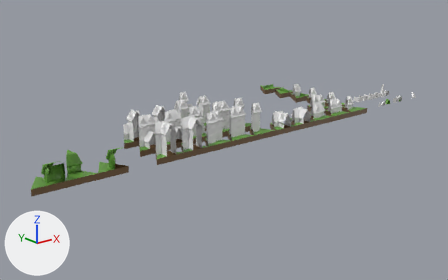
Before and after pictures for a commit that changed the FBX model Peces/Tiles/Models/Cases.fbx.
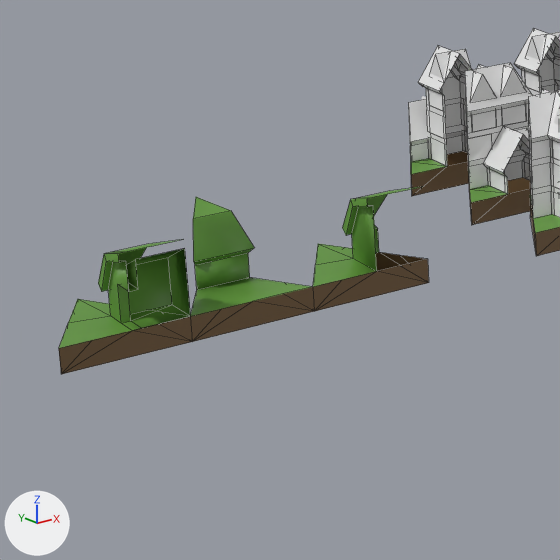
Each version appears first whole from a camera (50 mm lens) standing at (-31.15, -23.21, 6.24) and looking at (-17.05, -5.58, -0.82), and next in a close-up on the part from 3% to 36% of the width and 35% to 88% of the height. Arrows for +X, +Y and +Z are at lower left; the lights stay in place. The close-ups show mesh edges as thin lines. Where no turn or scale is listed for an object, it has been applied to the vertices.

In view in the first close-up: 'Granja_Costat', 'Granja_Cul', 'Granja_Porta', 'Pis_Interseccio_CE_PD_PE', 'Pis_Interseccio_PE_CD_CE', 'Pis_Interseccio_PE_CE_CE', 'Pis_Interseccio_PE_PD_PE'.
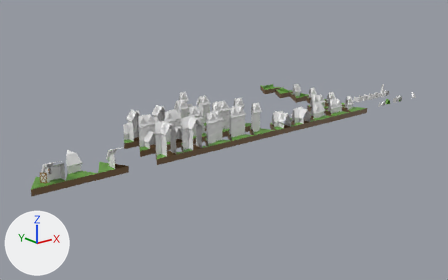
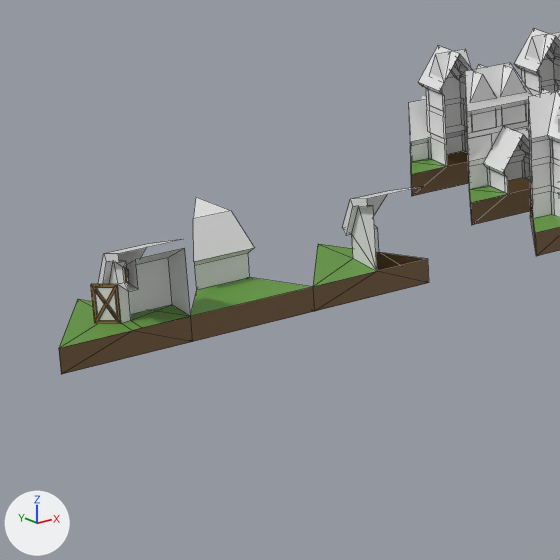
The change, as a diff of the scene's bpy script:
```diff
--- a/Peces/Tiles/Models/Cases.fbx.py
+++ b/Peces/Tiles/Models/Cases.fbx.py
@@ me_malla_012 @@
-me_malla_012.from_pydata(...)  # 33 vertices, 31 faces; spans x -0.5..0.5, y -0.866..0.0, z -0.2..0.6
+me_malla_012.from_pydata(...)  # 22 vertices, 23 faces; spans x -0.5..0.5, y -0.866..0.0, z -0.2..0.6
+# me_malla_012 part 1
+# 11 vertices are removed from x -0.375..0.375, y -0.866..-0.217, z 0.0..0.6
+# 23 faces are deleted
+# 5 new faces join them, mat_sota_terra_001 (brown #72593a)
+# 3 new faces join them, mat_terra_001 (green #62993b)
+# 4 new faces join them, mat_teulada (white #e7e7e7)
+# 3 new faces join them, mat_paret (white #e7e7e7)
+# me_malla_012 part 2: 1 face spanning x 0.05..0.281, y -0.487, z 0.0..0.2 switches from mat_terra_001 (green #62993b) to mat_paret (white #e7e7e7)
+# me_malla_012 part 3: 4 faces spanning x 0.0..0.05, y -0.866..-0.433, z 0.2..0.6 switch from mat_terra_001 (green #62993b) to mat_teulada (white #e7e7e7)
 me_malla_012.materials.append(mat_sota_terra_001)
+me_malla_012.materials.append(mat_paret)  # white #e7e7e7
@@ me_malla_011 @@
-me_malla_011.from_pydata(...)  # 47 vertices, 41 faces; spans x -0.5..0.503, y -0.866..0.0, z -0.2..0.6
+me_malla_011.from_pydata(...)  # 116 vertices, 113 faces; spans x -0.5..0.503, y -0.866..0.0, z -0.2..0.6
+# me_malla_011 part 4: a new loose piece of 56 vertices spanning x -0.103..0.053, y -0.686..-0.545, z -0.001..0.299
+# me_malla_011 part 5
+# 11 vertices are removed from x -0.375..0.375, y -0.866..-0.217, z 0.0..0.6
+# 23 faces are deleted
+# 2 vertices move from x 0.125, y -0.866..-0.677, z 0.0 to x 0.125, y -0.866..-0.677, z 0.002
+# 16 vertices are added at x 0.05..0.061, y -0.866..-0.801, z 0.351..0.468
+# 8 new vertices lie (0.005, 0.0, 0.0) away from vertices in x 0.061, y -0.854..-0.813, z 0.363..0.457
+# 5 new faces join them, mat_sota_terra_001 (brown #72593a)
+# 3 new faces join them, mat_terra_001 (green #62993b)
+# 4 new faces join them, mat_teulada (white #e7e7e7)
+# 12 new faces join them, mat_paret (white #e7e7e7)
+# 17 new faces join them, mat_fusta (brown #9b723c)
+# me_malla_011 part 6: 8 faces spanning x 0.05..0.503, y -0.866..-0.487, z 0.0..0.531 switch from mat_terra_001 (green #62993b) to mat_paret (white #e7e7e7)
+# me_malla_011 part 7: 4 faces spanning x 0.0..0.05, y -0.866..-0.433, z 0.2..0.6 switch from mat_terra_001 (green #62993b) to mat_teulada (white #e7e7e7)
 me_malla_011.materials.append(mat_sota_terra_001)
+me_malla_011.materials.append(mat_fusta)  # brown #9b723c
@@ me_malla_009 @@
-me_malla_009.from_pydata(...)  # 22 vertices, 21 faces; spans x -0.5..0.5, y -0.866..0.0, z -0.2..0.6
+me_malla_009.from_pydata(...)  # 15 vertices, 13 faces; spans x -0.5..0.5, y -0.866..0.0, z -0.2..0.6
+# me_malla_009 part 8
+# 7 vertices are removed from x -0.375..0.375, y -0.866..-0.217, z 0.0
+# 14 faces are deleted
+# 5 new faces join them, mat_sota_terra_001 (brown #72593a)
+# 1 new face joins them, mat_terra_001 (green #62993b)
+# me_malla_009 part 9: 1 face spanning x -0.219..0.219, y -0.379, z 0.0..0.2 switches from mat_terra_001 (green #62993b) to mat_paret (white #e7e7e7)
+# me_malla_009 part 10: 3 faces spanning x -0.25..0.25, y -0.433..0.0, z 0.2..0.6 switch from mat_terra_001 (green #62993b) to mat_teulada (white #e7e7e7)
 me_malla_009.materials.append(mat_sota_terra_001)
+me_malla_009.materials.append(mat_paret)  # white #e7e7e7
```

Where the change shows, as pixel boxes (x1, y1, x2, y2) in the close-ups (560 x 560 px):
part 1 of me_malla_012, cut back
    both: (313, 186, 427, 311)
part 2 of me_malla_012, recoloured
    both: (375, 228, 379, 253)
part 3 of me_malla_012, recoloured (green to white)
    both: (342, 199, 371, 235)
part 4 of me_malla_011, added
    after: (91, 284, 121, 324)
part 5 of me_malla_011, built on
    both: (59, 239, 192, 374)
part 6 of me_malla_011, recoloured (green to white)
    both: (118, 248, 190, 323)
part 7 of me_malla_011, recoloured (green to white)
    both: (98, 254, 124, 284)
part 8 of me_malla_009, cut back
    both: (190, 278, 314, 342)
part 9 of me_malla_009, recoloured (green to white)
    both: (195, 253, 250, 290)
part 10 of me_malla_009, recoloured (green to white)
    both: (193, 197, 254, 265)
